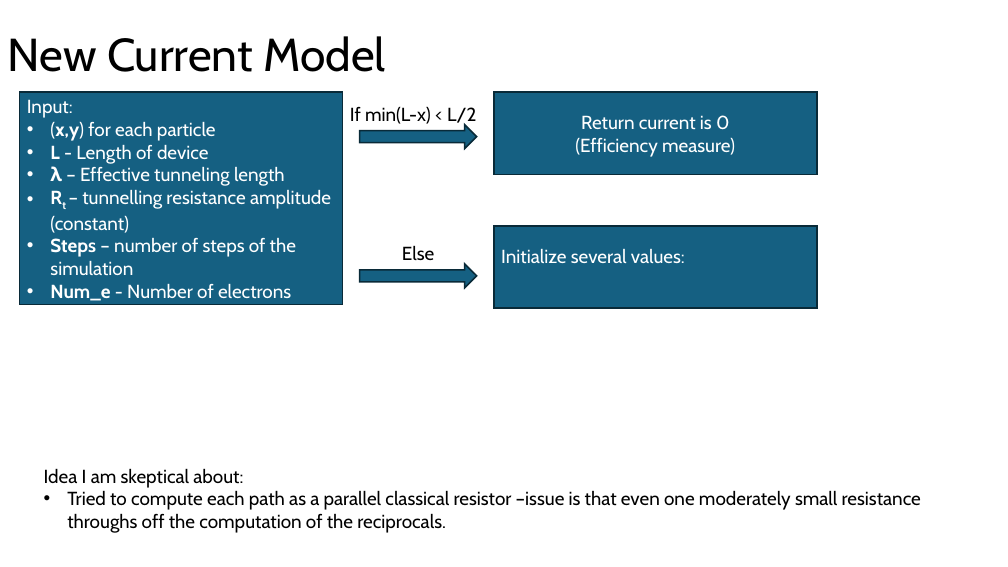
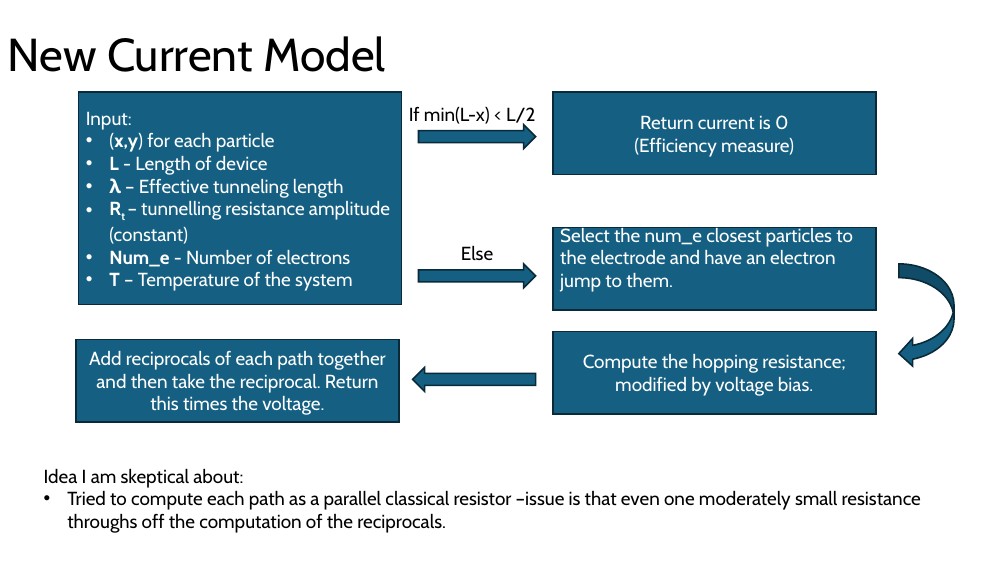
Before and after one commit to SamuelMoor-Smith/DendriticGrowthSimulation, a slide deck: slide 5 of Meeting presentations/Week of Dec1.pptx. Drawn at 1008x567 pixels with LibreOffice and Linux fonts; fonts in the diff are those of the drawing. Boxes give left, top, right and bottom in pixels: in the first picture for what was removed or moved away, otherwise in the second. Text is boxed around its words. In the diff, an @@ line names an element or a change of style, - is before the commit and + after.

```diff
--- a/Meeting presentations/Week of Dec1.pptx
+++ b/Meeting presentations/Week of Dec1.pptx
@@ text in rectangle at (50, 238, 296, 276): paragraph removed @@
-• Steps – number of steps of the simulation
@@ 3 rectangles, 2 texts, 2 right arrows: place and size @@
-3 rectangles, 2 texts, 2 right arrows at (20, 92, 817, 309)
+3 rectangles, 2 texts, 2 right arrows at (79, 92, 876, 310)
@@ text in rectangle at (560, 226, 853, 292): text changed @@
-Initialize several values:
+Select the num_e closest particles to the electrode and have an electron jump to them.
@@ curved left arrow added at (899, 264, 954, 368), fill #156082, outline #092A39 1.5 pt @@
@@ text in rectangle at (109, 272, 353, 291): paragraph added @@
+• T – Temperature of the system
@@ rectangle added at (76, 340, 399, 422), fill #156082, outline #092A39 1.5 pt, 18 pt, text #FFFFFF @@
+Add reciprocals of each path together and then take the reciprocal. Return this times the voltage.
@@ rectangle added at (553, 331, 876, 414), fill #156082, outline #092A39 1.5 pt, 18 pt, text #FFFFFF @@
+Compute the hopping resistance; modified by voltage bias.
@@ left arrow added at (413, 368, 536, 392), fill #156082, outline #092A39 1.5 pt @@
```
Also in this commit, not shown: 3 other slides changed, 1 slide added, 2 other files.
